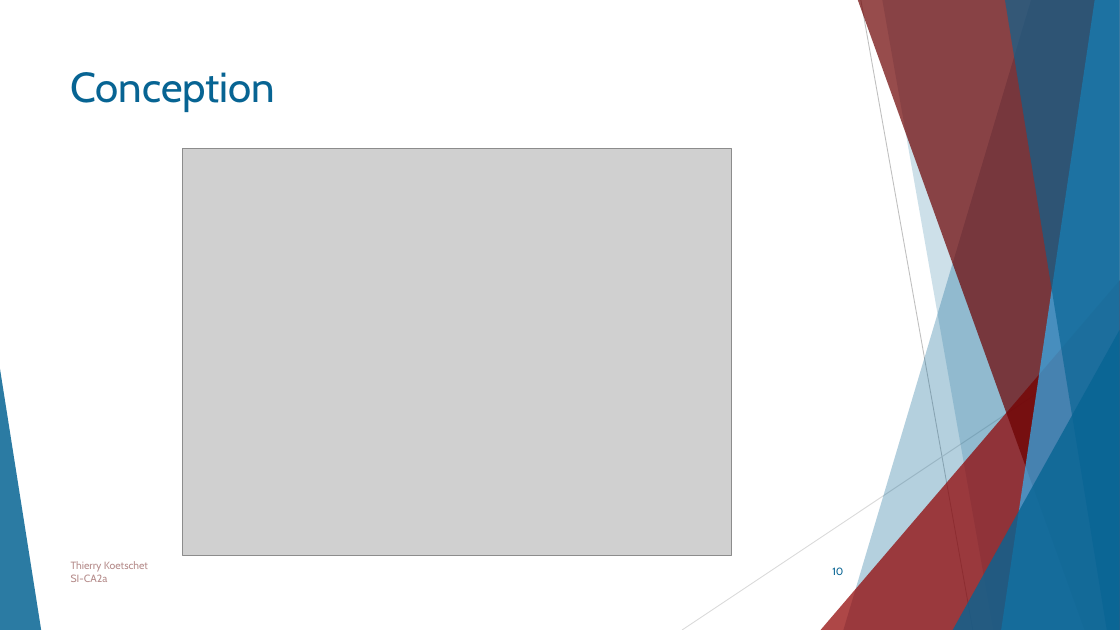
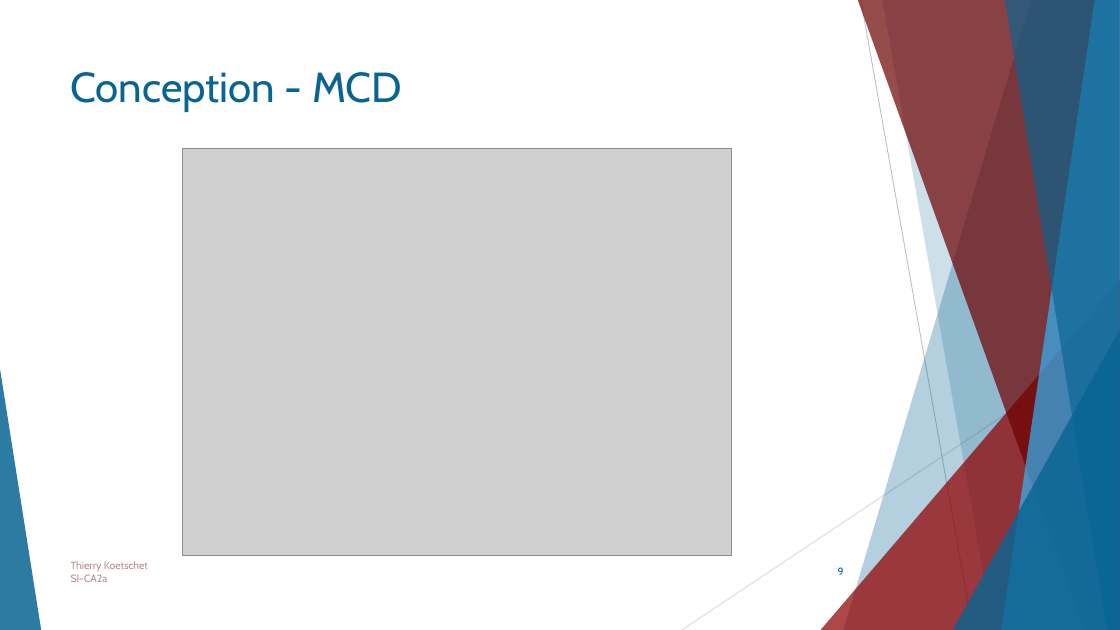
Before and after one commit to ThierryKoetschet/TPI_Thierry_Koetschet, a slide deck: slide 9 of Presentation TPI Thierry Koetschet.pptx (slide 10 before the commit). Drawn at 1120x630 pixels with LibreOffice and Linux fonts; fonts in the diff are those of the drawing; grey boxes stand for pictures. Boxes give left, top, right and bottom in pixels: in the first picture for what was removed or moved away, otherwise in the second. Text is boxed around its words. In the diff, an @@ line names an element or a change of style, - is before the commit and + after.

```diff
--- a/Presentation TPI Thierry Koetschet.pptx
+++ b/Presentation TPI Thierry Koetschet.pptx
@@ title at [71, 72, 402, 112]: text changed @@
-Conception
+Conception - MCD
@@ page number at [838, 567, 844, 575]: text changed @@
-10
+9
```
Also in this commit, not shown: 7 other slides changed.
